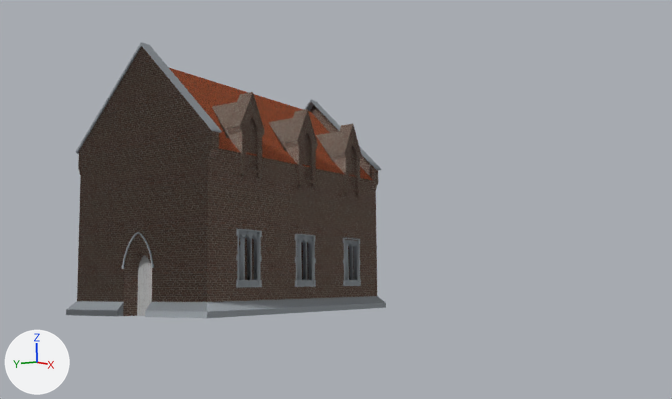
A saved change to the Blender file 3D Models/1885/Buildings/Freemasons Hall/Freemasons Hall.blend.
Both versions are drawn from the file's camera 'fspy1.fspy'. Lighting does not change. The marker at lower left points along +X, +Y and +Z.

The scene before the commit, as lines of its bpy script (objects in view):
```python
ob_end_roof_001 = bpy.data.objects.new('End roof.001', me_cube_009)
ob_end_roof_001.location = (5.71, 0.0, 0.0)
ob_lower_windows_001 = bpy.data.objects.new('Lower windows.001', me_cube_012)
ob_lower_windows_001.location = (2.2, 0.0, 1.02)
ob_main_door_top_ridge_001 = bpy.data.objects.new('Main door top ridge.001', me_cube_010)
ob_main_door_top_ridge_001.location = (5.71, 0.0, 0.0)
ob_main_roof_001 = bpy.data.objects.new('Main roof.001', me_cube_008)
ob_main_roof_001.location = (5.71, 0.0, 0.0)
ob_main_walls_001 = bpy.data.objects.new('Main walls.001', me_cube_007)
ob_main_walls_001.location = (5.71, 0.0, 0.0)
ob_upper_window_alcoves_001 = bpy.data.objects.new('Upper window alcoves.001', me_cube_011)
ob_upper_window_alcoves_001.location = (2.2, -3.65, 5.11)
```
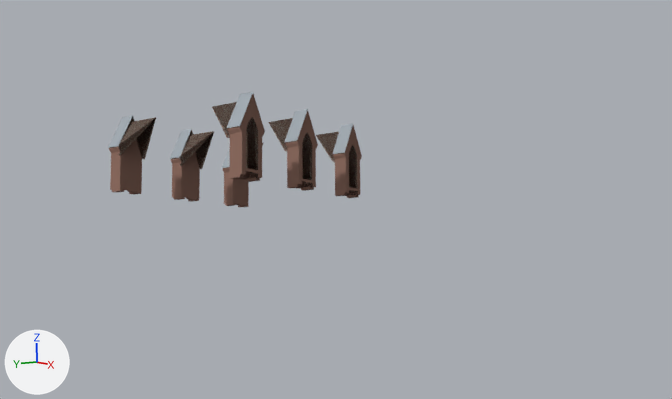
Commit message: rOOF ALCOVES

Pixel boxes (x1, y1, x2, y2) of what changed, in the pictures (672 x 399 px):
```json
{"object": "Main walls.001", "change": "hidden", "before": [66, 47, 386, 318], "on screen": "black"}
{"object": "Upper window alcoves.001", "change": "reshaped, moved, modifiers changed", "before": [212, 92, 362, 197], "after": [108, 92, 362, 207], "on screen": "69% wider, 9% taller"}
{"object": "Main roof.001", "change": "hidden", "before": [169, 68, 372, 180]}
{"object": "Lower windows.001", "change": "hidden", "before": [236, 229, 361, 288]}
{"object": "End roof.001", "change": "hidden", "before": [75, 42, 381, 170]}
{"object": "Main door top ridge.001", "change": "hidden", "before": [122, 232, 154, 269]}
```

Scene script edits in JSON lines:
```json
{"block": "me_cube_011", "where": "# used by ob_upper_window_alcoves_001; location = (2.2, -3.65, 5.11)"}
{"op": "remove", "block": "me_cube_011", "code": "me_cube_011.from_pydata(...)  # 123 vertices, 94 faces; spans x -0.74..0.0, y -0.03..2.08, z -0.05..3.27"}
{"op": "add", "block": "me_cube_011", "code": "me_cube_011.from_pydata(...)  # 123 vertices, 93 faces; spans x -0.74..0.0, y -3.68..-1.57, z -0.05..3.27"}
{"block": "me_cube_011", "change": "me_cube_011 part 1: the whole mesh is rebuilt"}
{"op": "add", "block": "me_cube_011", "code": "me_cube_011.materials.append(mat_concrete)"}
{"op": "add", "block": "ob_main_walls_001", "code": "ob_main_walls_001.hide_set(True)"}
{"op": "add", "block": "ob_main_roof_001", "code": "ob_main_roof_001.hide_set(True)"}
{"op": "add", "block": "ob_end_roof_001", "code": "ob_end_roof_001.hide_set(True)"}
{"op": "add", "block": "ob_main_door_top_ridge_001", "code": "ob_main_door_top_ridge_001.hide_set(True)"}
{"op": "set", "path": "ob_upper_window_alcoves_001.location", "old": "(2.2, -3.65, 5.11)", "new": "(2.2, 0.0, 5.11)"}
{"block": "ob_upper_window_alcoves_001", "where": "_m = ob_upper_window_alcoves_001.modifiers.new('Mirror', 'MIRROR')"}
{"op": "add", "block": "ob_upper_window_alcoves_001", "code": "_m.use_axis = (True, True, False)"}
{"op": "add", "block": "ob_lower_windows_001", "code": "ob_lower_windows_001.hide_set(True)"}
```
